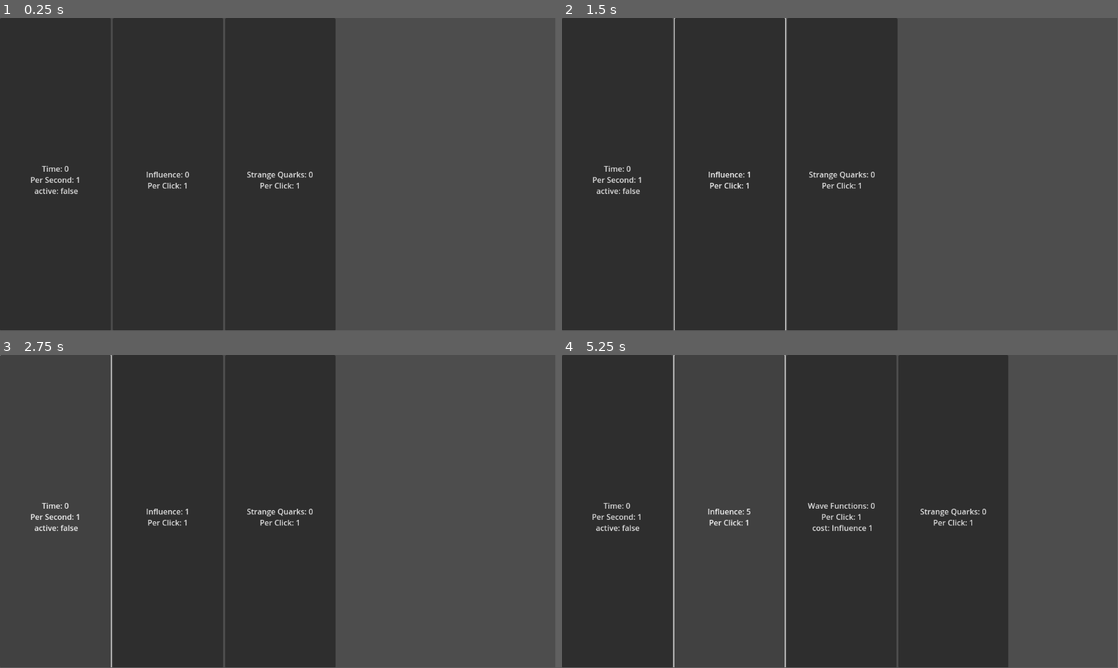
Above: before the commit, frames 1-4 (two rows, left to right).
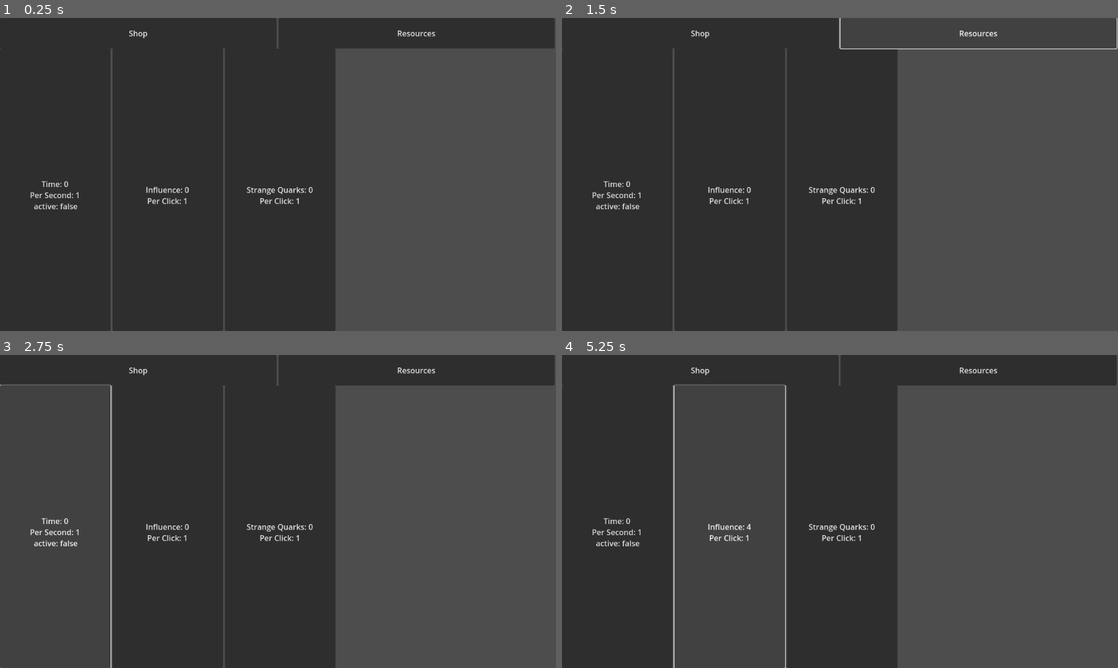
Above: after the commit, the same moments.

Repository: WilliamAHoffman/EmergentUniverse
Game: Godot game, scene res://scenes/root.tscn
Same seed, same stepped clock (60 frames per second), same inputs: the game is played once before the commit and once after it.
Inputs (mouse positions are in pixels of both pictures, inside the frame that each line leads up to):
- Up to frame 1 (0.25 s): no input
- Up to frame 2 (1.5 s): click (701, 33) at 0.5 s, where only the run after the commit has a clickable "Shop"; click (979, 33) at 1.25 s, where only the run after the commit has a clickable "Resources"
- Up to frame 3 (2.75 s): click "Time: 0 Per Second: 1 active:…" at 2 s
- Up to frame 4 (5.25 s): click "Influence: 1 Per Click: 1" (after the commit: "Influence: 0 Per Click: 1") at 2.75 s; click "Influence: 2 Per Click: 1" (after the commit: "Influence: 1 Per Click: 1") at 3.5 s; click "Influence: 3 Per Click: 1" (after the commit: "Influence: 2 Per Click: 1") at 4.25 s; click "Influence: 4 Per Click: 1" (after the commit: "Influence: 3 Per Click: 1") at 5 s
In our replay, the window is 799x449 before the commit and 800x450 after it. These sizes can differ from the game's own. Grey fills any space a smaller window leaves; there, only what the larger window draws over its background counts as a difference.

The runs differ from the first frame. In frame 1, 5.1% of the frame differs, in the area x 0-100%, y 0-100%; in frame 2, 2.0%; in frame 3, 5.4%; in frame 4, 21%.

Commit message:
added teleport buttons and notifications

Diff:
--- a/project.godot
+++ b/project.godot
@@ -19,6 +19,10 @@
 
 Player="*res://scripts/player scripts/player.gd"
 
+[display]
+
+window/stretch/mode="viewport"
+
 [file_customization]
 
 folder_colors={
--- a/scenes/root.tscn
+++ b/scenes/root.tscn
@@ -1,15 +1,17 @@
-[gd_scene load_steps=4 format=3 uid="uid://cyj1qkdkxyycc"]
+[gd_scene load_steps=5 format=3 uid="uid://cyj1qkdkxyycc"]
 
 [ext_resource type="Script" path="res://scripts/button scripts/button_manager.gd" id="1_u0srf"]
 [ext_resource type="Script" path="res://scripts/resource scripts/resource_manager.gd" id="2_os0tv"]
-[ext_resource type="Script" path="res://scripts/test scripts/test_script.gd" id="3_u8dlc"]
+[ext_resource type="Script" path="res://scripts/teleport scripts/teleporter.gd" id="3_pau4i"]
+[ext_resource type="Script" path="res://scripts/event_bus.gd" id="4_xe6d4"]
 
 [node name="MainScene" type="Node2D"]
 
-[node name="ButtonManager" type="Node2D" parent="." node_paths=PackedStringArray("button_manager", "resource_manager")]
+[node name="ButtonManager" type="Node2D" parent="." node_paths=PackedStringArray("button_manager", "resource_manager", "EventBus")]
 script = ExtResource("1_u0srf")
 button_manager = NodePath("../ButtonManagerControl")
 resource_manager = NodePath("../ResourceManager")
+EventBus = NodePath("../EventBus")
 
 [node name="ButtonManagerControl" type="Control" parent="."]
 layout_mode = 3
@@ -18,17 +20,61 @@
 
 [node name="ResourceGrid" type="GridContainer" parent="ButtonManagerControl"]
 layout_mode = 0
-offset_right = 1154.0
-offset_bottom = 649.0
+offset_top = 63.0
+offset_right = 1152.0
+offset_bottom = 648.0
+columns = 5
+
+[node name="ShopGrid" type="GridContainer" parent="ButtonManagerControl"]
+layout_mode = 0
+offset_left = 1152.0
+offset_top = 63.0
+offset_right = 2304.0
+offset_bottom = 648.0
 columns = 5
 
 [node name="ResourceManager" type="Node2D" parent="."]
 script = ExtResource("2_os0tv")
 
-[node name="ResourceTimer" type="Timer" parent="."]
+[node name="ResourceTimer" type="Timer" parent="ResourceManager"]
 autostart = true
 
-[node name="TesterNode" type="Node2D" parent="."]
-script = ExtResource("3_u8dlc")
+[node name="PlayerCamera" type="Camera2D" parent="."]
+anchor_mode = 0
 
-[connection signal="timeout" from="ResourceTimer" to="ButtonManager" method="_on_resource_timer_timeout"]
+[node name="TeleportManagerControl" type="Control" parent="PlayerCamera" node_paths=PackedStringArray("camera", "EventBus")]
+layout_mode = 3
+anchors_preset = 0
+offset_right = 40.0
+offset_bottom = 40.0
+script = ExtResource("3_pau4i")
+camera = NodePath("..")
+EventBus = NodePath("../../EventBus")
+
+[node name="TeleporterGrid" type="GridContainer" parent="PlayerCamera/TeleportManagerControl"]
+layout_direction = 2
+layout_mode = 0
+offset_right = 1149.0
+offset_bottom = 63.0
+columns = 2
+
+[node name="Shop" type="Button" parent="PlayerCamera/TeleportManagerControl/TeleporterGrid"]
+layout_mode = 2
+size_flags_horizontal = 3
+size_flags_vertical = 3
+text = "Shop
+"
+
+[node name="Resources" type="Button" parent="PlayerCamera/TeleportManagerControl/TeleporterGrid"]
+layout_mode = 2
+size_flags_horizontal = 3
+size_flags_vertical = 3
+text = "Resources
+"
+
+[node name="EventBus" type="Node2D" parent="."]
+script = ExtResource("4_xe6d4")
+
+[connection signal="timeout" from="ResourceManager/ResourceTimer" to="ButtonManager" method="_on_resource_timer_timeout"]
+[connection signal="button_down" from="PlayerCamera/TeleportManagerControl/TeleporterGrid/Shop" to="PlayerCamera/TeleportManagerControl" method="_on_shop_button_down"]
+[connection signal="button_down" from="PlayerCamera/TeleportManagerControl/TeleporterGrid/Resources" to="PlayerCamera/TeleportManagerControl" method="_on_resources_button_down"]
--- a/scripts/button scripts/button_manager.gd
+++ b/scripts/button scripts/button_manager.gd
@@ -3,9 +3,11 @@
 
 @export var button_manager : Control
 @export var resource_manager : ResourceManager
+@export var EventBus : Node2D
 var buttons : Dictionary
 var resources : Dictionary
 var button_children : Array
+
 
 func _ready():
 	await owner.ready
@@ -112,6 +114,7 @@
 		buttons[button.name].button = button
 		if !buttons[button.name].is_unlocked:
 			button.visible = false
+		button.connect("visibility_changed",_on_visibility_changed.bind(buttons[button.name].location))
 
 
 func _unlock_buttons(button : Button):
@@ -155,3 +158,7 @@
 				var button_instance = button_template.instantiate()
 				button_instance.name = button
 				grid.add_child(button_instance)
+
+
+func _on_visibility_changed(location):
+	EventBus.emit_signal("vis_notif", location)
--- /dev/null
+++ b/scripts/event_bus.gd
@@ -0,0 +1,3 @@
+extends Node2D
+
+signal vis_notif(location)
--- /dev/null
+++ b/scripts/teleport scripts/teleporter.gd
@@ -0,0 +1,23 @@
+extends Control
+
+@export var camera : Camera2D
+@export var EventBus : Node2D
+
+func _ready():
+	EventBus.connect("vis_notif", visibility_notification)
+	print("connect")
+
+
+func visibility_notification(location):
+	if location == "ResourceGrid":
+		print(self.get_child(0).get_child(1).name)
+	if location == "ShopGrid":
+		print(self.get_child(0).get_child(0).name)
+
+
+func _on_shop_button_down():
+	camera.position.x = 1152
+
+
+func _on_resources_button_down():
+	camera.position.x = 0
Not shown, changed: data/button_data.txt
